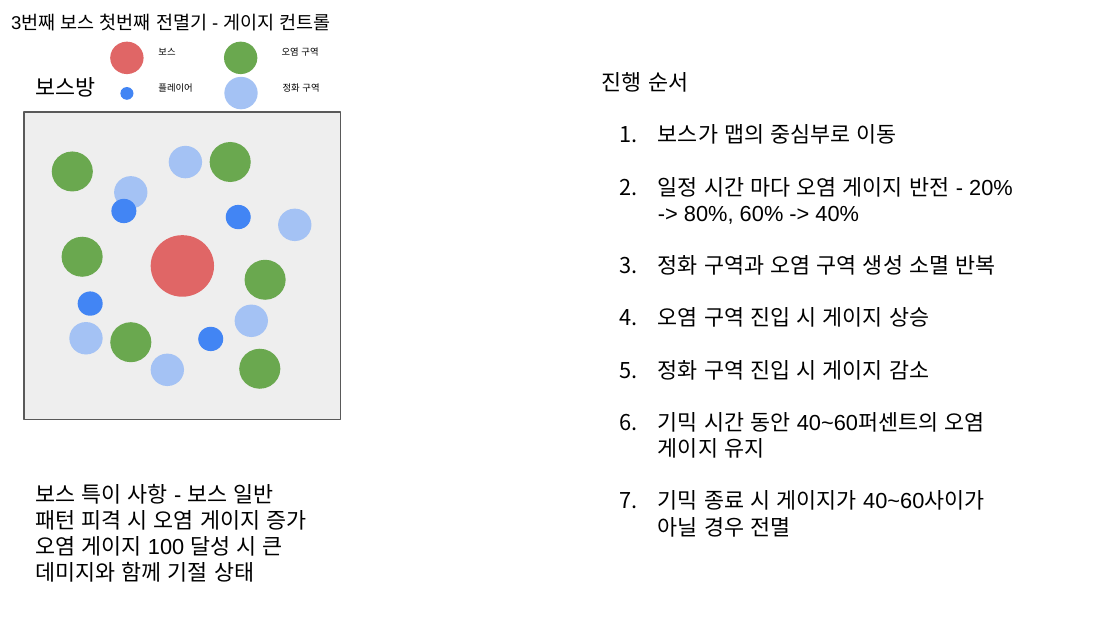
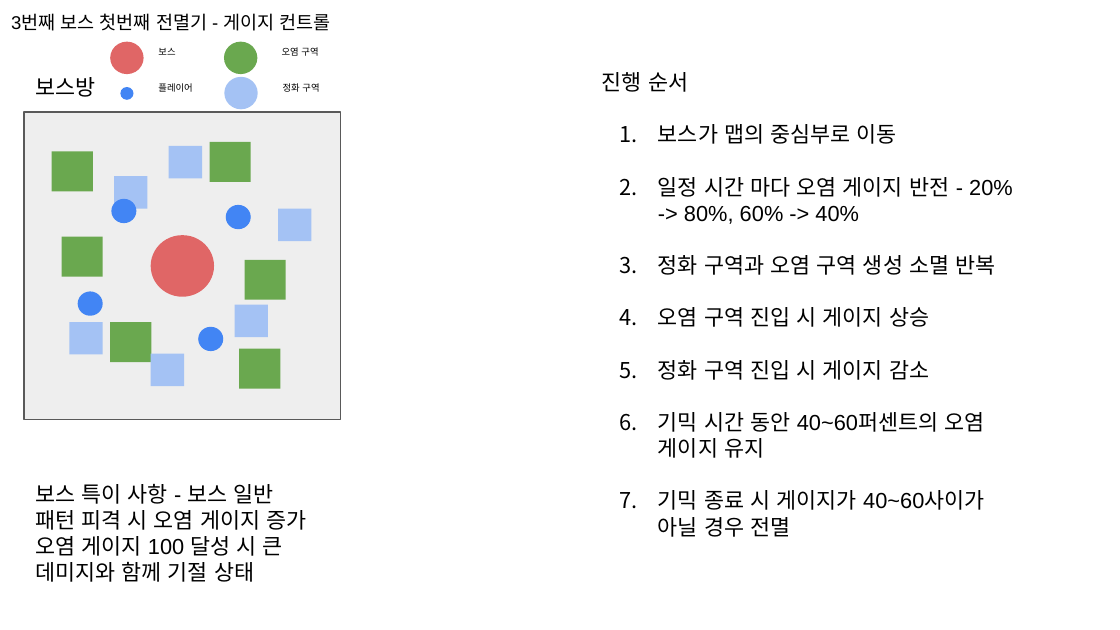
Before and after one commit to haein0303/AlgaeEater, a slide deck: slide 5 of Document/보스 기획서.pptx. Drawn at 1120x630 pixels with LibreOffice and Linux fonts; fonts in the diff are those of the drawing. Boxes give left, top, right and bottom in pixels: in the first picture for what was removed or moved away, otherwise in the second. Text is boxed around its words. In the diff, an @@ line names an element or a change of style, - is before the commit and + after.

Commit message:
보스 기획서 수정

```diff
--- a/Document/보스 기획서.pptx
+++ b/Document/보스 기획서.pptx
@@ ellipse to rectangle in 12 elements at <box>52,151,93,192</box>, <box>209,142,251,183</box>, <box>244,260,286,300</box>, <box>110,323,151,363</box>, <box>240,348,281,389</box>, <box>62,236,103,277</box>, <box>114,176,148,208</box>, <box>169,146,203,178</box>, <box>278,208,311,241</box>, <box>234,305,268,337</box>, <box>151,354,185,386</box>, <box>69,323,103,355</box> @@
```
Also in this commit, not shown: 1 other slide changed.
